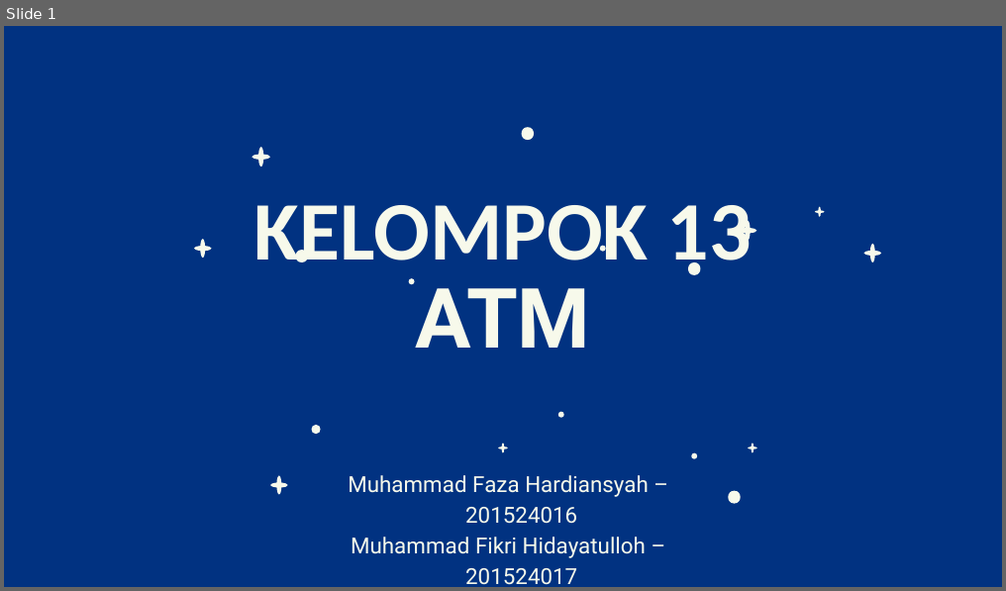
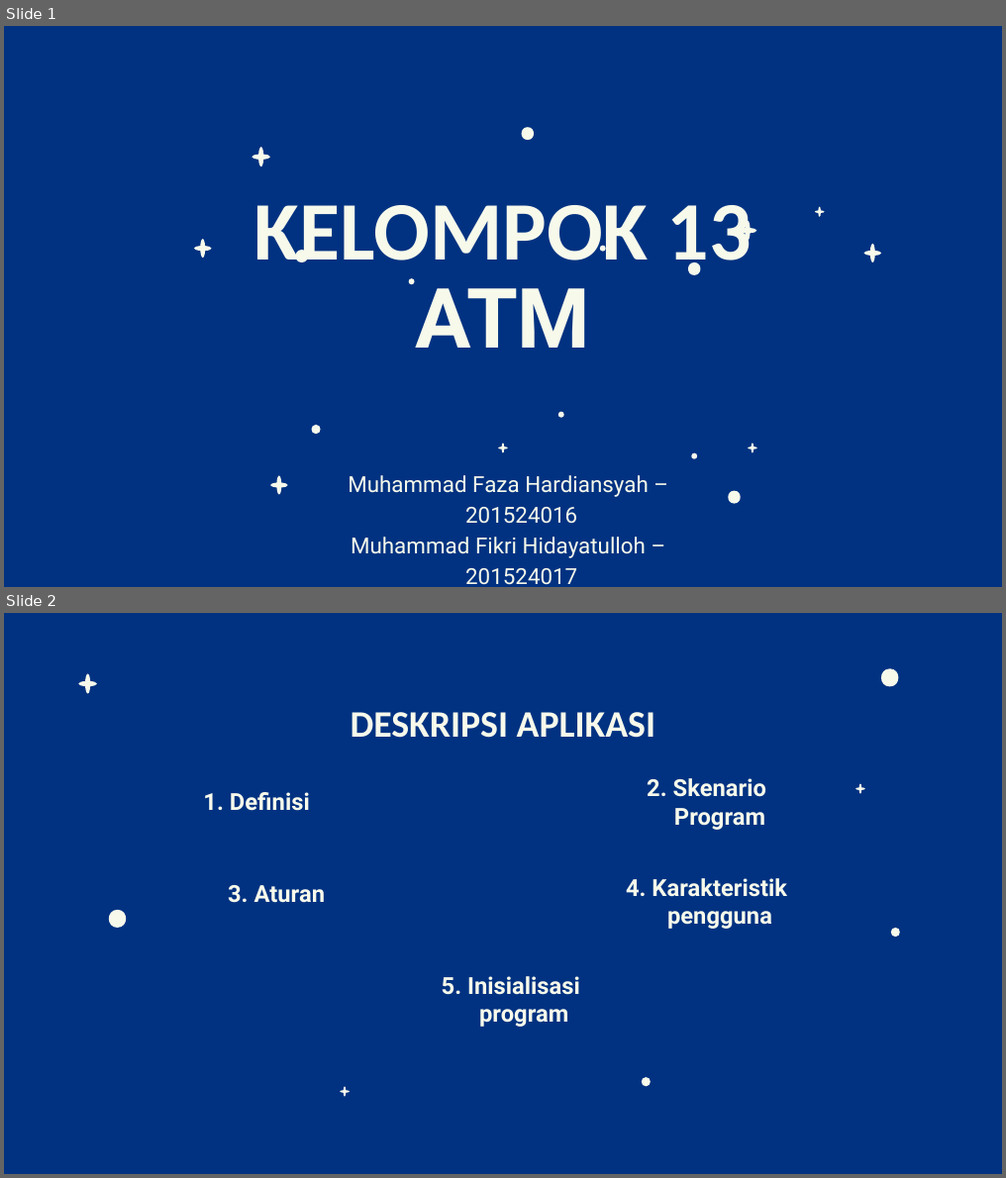
Before and after one commit to fikrihidayatulloh16/Tubesatm13, a slide deck: PPT KELOMPOK 13 ATM.pptx. Shown one above the other, each under a label of ours: slide 1 before the commit, slides 1 and 2 after it. The pictures are 1006x591 and 1006x1178 pixels, drawn with LibreOffice and Linux fonts; fonts in the diff are those of the drawing. Boxes give left, top, right and bottom in pixels: in the first picture for what was removed or moved away, otherwise in the second. Text is boxed around its words. In the diff, an @@ line names an element or a change of style, - is before the commit and + after.

```diff
--- a/PPT KELOMPOK 13 ATM.pptx
+++ b/PPT KELOMPOK 13 ATM.pptx
@@ slide 2 added at <box>4,613,1002,1174</box>, background #013281 @@
@@ freeform shape added at <box>878,668,902,686</box>, fill #F7F9EB @@
@@ freeform shape added at <box>79,673,98,693</box>, fill #F7F9EB @@
@@ title added at <box>350,712,655,738</box>, 36 pt, text #F7F9EB, bold @@
+DESKRIPSI APLIKASI
@@ subtitle added at <box>647,778,766,830</box>, 22.7 pt, text #F7F9EB, bold @@
+2. Skenario Program
@@ freeform shape added at <box>856,783,865,794</box>, fill #F7F9EB @@
@@ subtitle added at <box>203,792,310,811</box>, 22.7 pt, text #F7F9EB, bold @@
+1. Definisi
@@ text added at <box>626,878,787,929</box>, 22.7 pt, text #F7F9EB, bold @@
+4. Karakteristik pengguna
@@ subtitle added at <box>228,885,326,903</box>, 22.7 pt, text #F7F9EB, bold @@
+3. Aturan
@@ freeform shape added at <box>106,910,129,928</box>, fill #F7F9EB @@
@@ freeform shape added at <box>890,928,902,937</box>, fill #F7F9EB @@
@@ text added at <box>442,976,580,1027</box>, 22.7 pt, text #F7F9EB, bold @@
+5. Inisialisasi program
@@ freeform shape added at <box>341,1087,350,1097</box>, fill #F7F9EB @@
@@ freeform shape added at <box>641,1078,652,1087</box>, fill #F7F9EB @@
```
Also in this commit, not shown: 4 slides changed, 8 other slides added, 1 other file.
